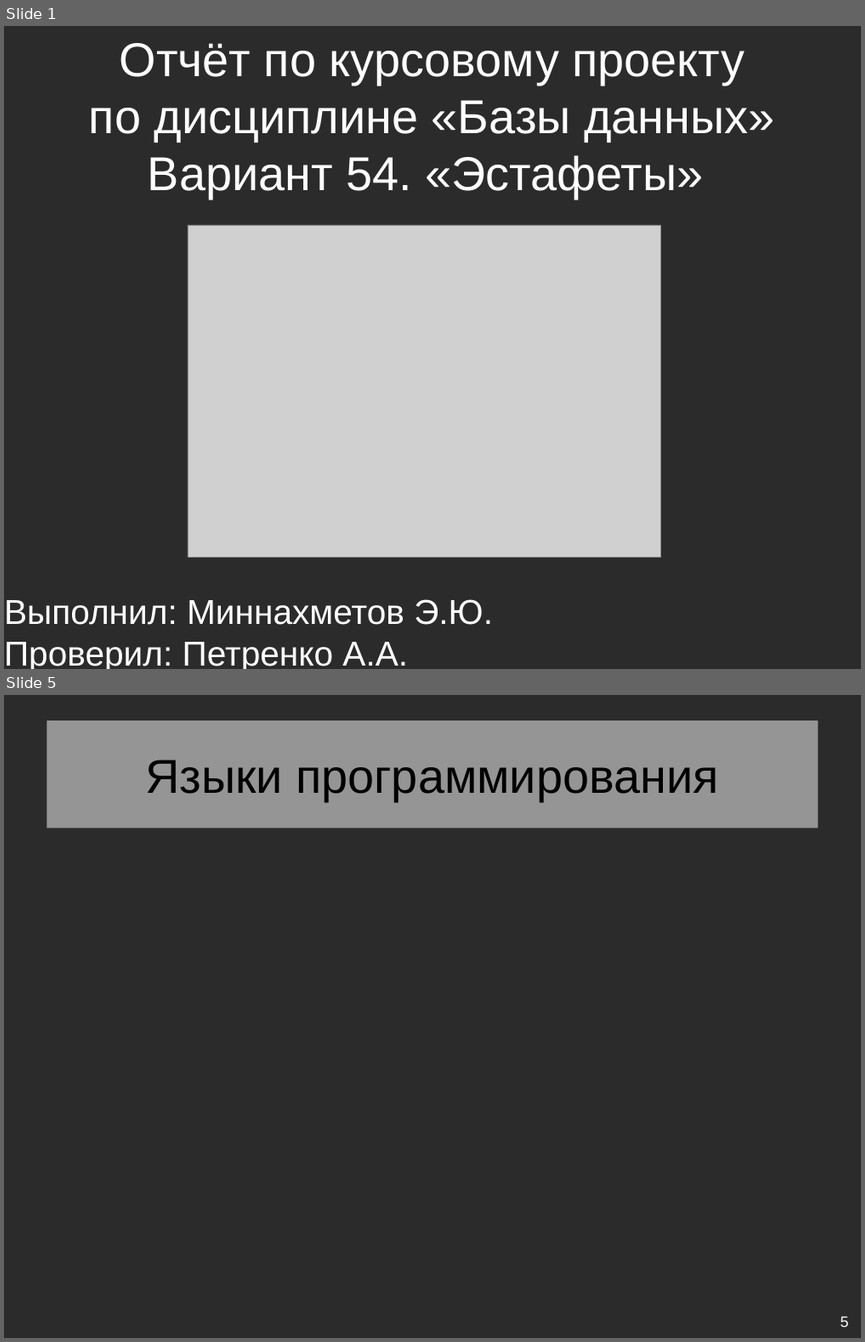
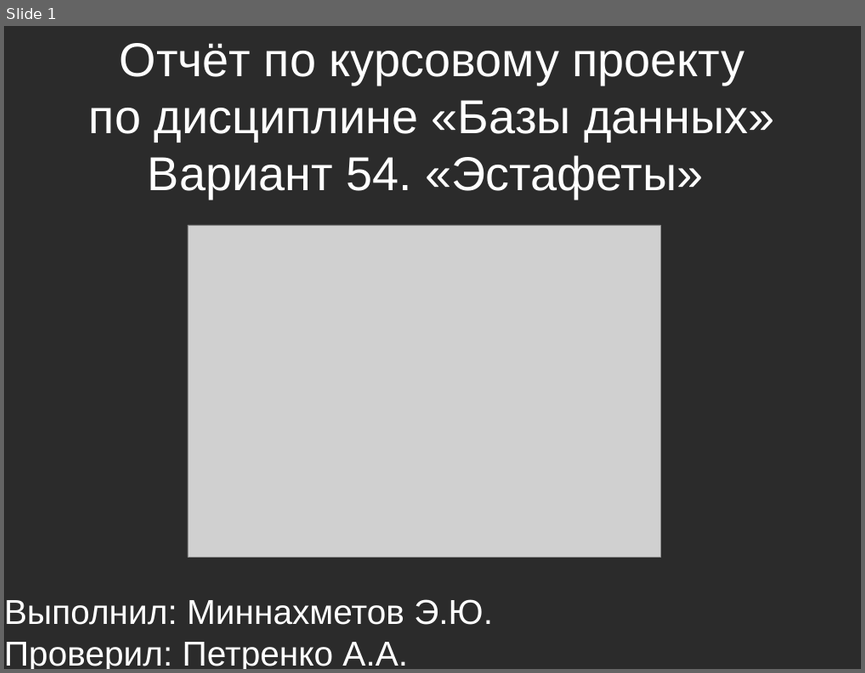
Before and after one commit to eldarian-1/pstu, a slide deck: БД/Course/Презентация курсового проекта.odp. Shown one above the other, each under a label of ours: slides 1 and 5 before the commit, slide 1 after it; the slides between them are not shown. The pictures are 865x1342 and 865x673 pixels, drawn with LibreOffice and Linux fonts; fonts in the diff are those of the drawing; grey boxes stand for pictures; background and template pictures are left out; a plain dark background stands for a picture behind light text. Boxes give left, top, right and bottom in pixels: in the first picture for what was removed or moved away, otherwise in the second. Text is boxed around its words. In the diff, an @@ line names an element or a change of style, - is before the commit and + after.

```diff
--- a/БД/Course/Презентация курсового проекта.odp
+++ b/БД/Course/Презентация курсового проекта.odp
@@ slide 5 removed at (x1=4, y1=695, x2=861, y2=1338), background picture (left out) @@
@@ title removed at (x1=46, y1=721, x2=818, y2=828) @@
-Языки программирования
@@ page number removed at (x1=840, y1=1315, x2=849, y2=1327) @@
-5
```
Also in this commit, not shown: 9 slides changed, 10 slides added, 6 other slides removed, 4 other files.
